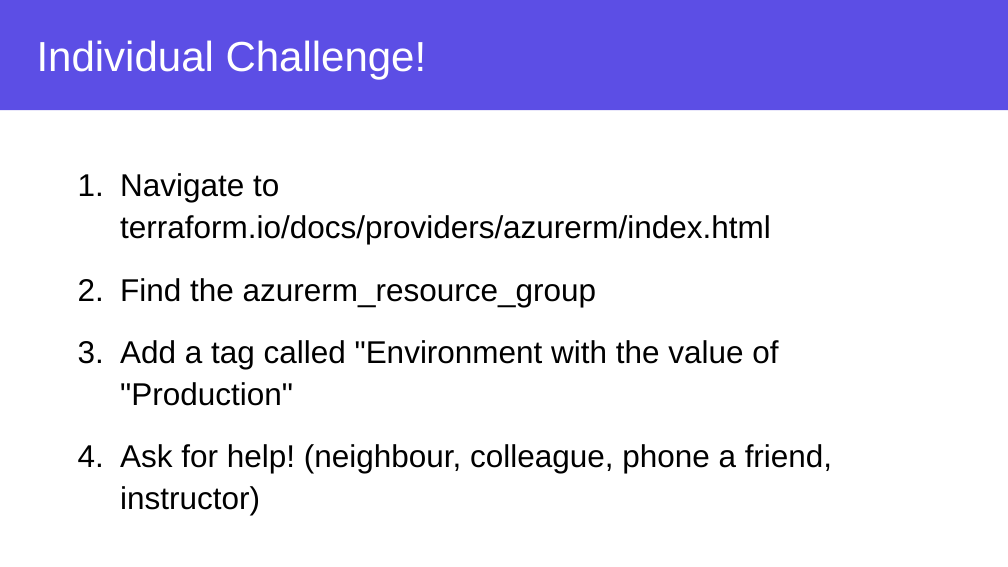
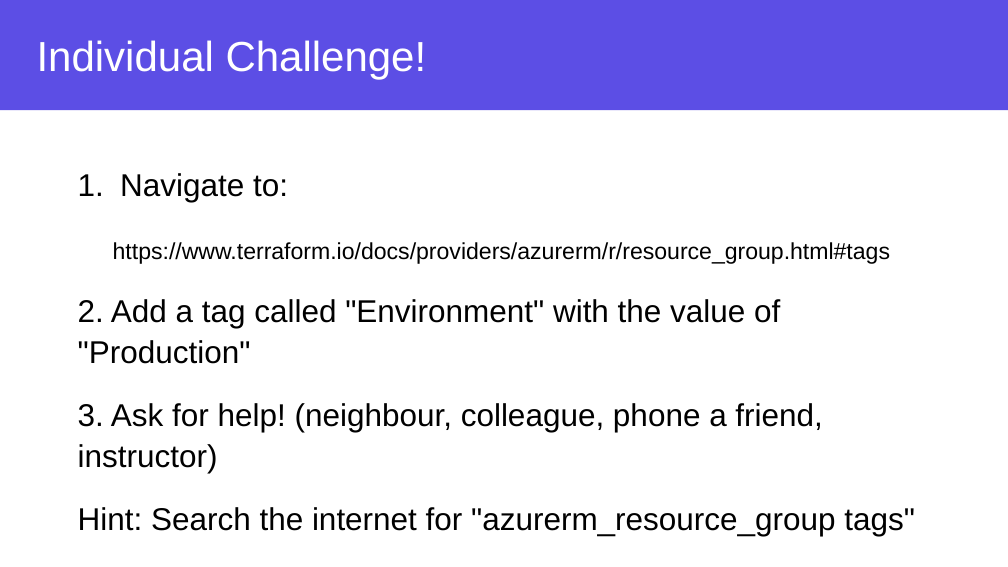
Before and after one commit to DheerajJoshi/azure-workshop-training, a slide deck: slide 57 of Slides/Azure and Terraform Workshop - Chapter 1.pptx. Drawn at 1008x567 pixels with LibreOffice and Linux fonts; fonts in the diff are those of the drawing; background and template pictures are left out. Boxes give left, top, right and bottom in pixels: in the first picture for what was removed or moved away, otherwise in the second. Text is boxed around its words. In the diff, an @@ line names an element or a change of style, - is before the commit and + after.

Commit message:
Add tfe.

```diff
--- a/Slides/Azure and Terraform Workshop - Chapter 1.pptx
+++ b/Slides/Azure and Terraform Workshop - Chapter 1.pptx
@@ text at [78,173,915,536]: text changed @@
-1. Navigate to terraform.io/docs/providers/azurerm/index.html
-2. Find the azurerm_resource_group
-3. Add a tag called "Environment with the value of "Production"
-4. Ask for help! (neighbour, colleague, phone a friend, instructor)
+1. Navigate to:
+https://www.terraform.io/docs/providers/azurerm/r/resource_group.html#tags
+2. Add a tag called "Environment" with the value of "Production"
+3. Ask for help! (neighbour, colleague, phone a friend, instructor)
+Hint: Search the internet for "azurerm_resource_group tags"
```
Also in this commit, not shown: 3 other slides changed.
